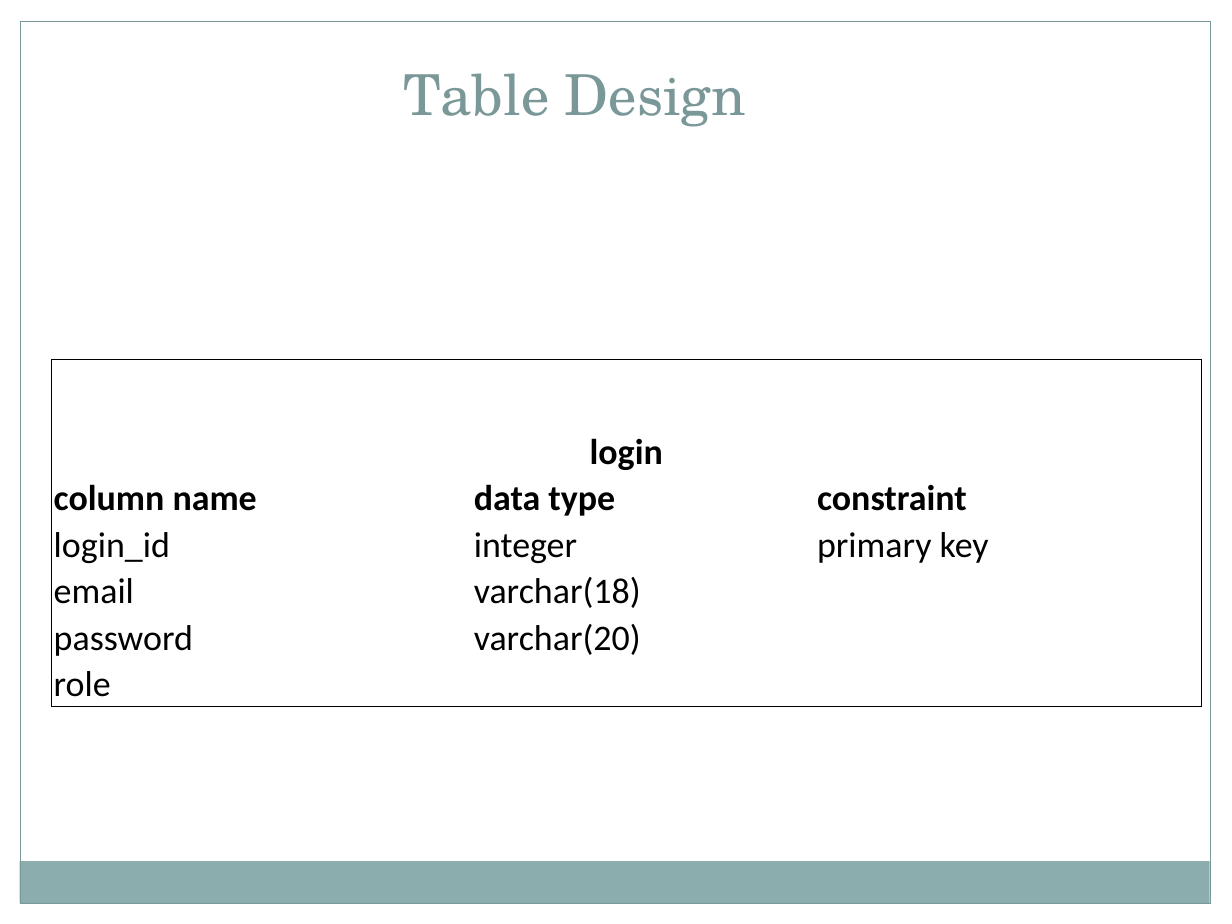
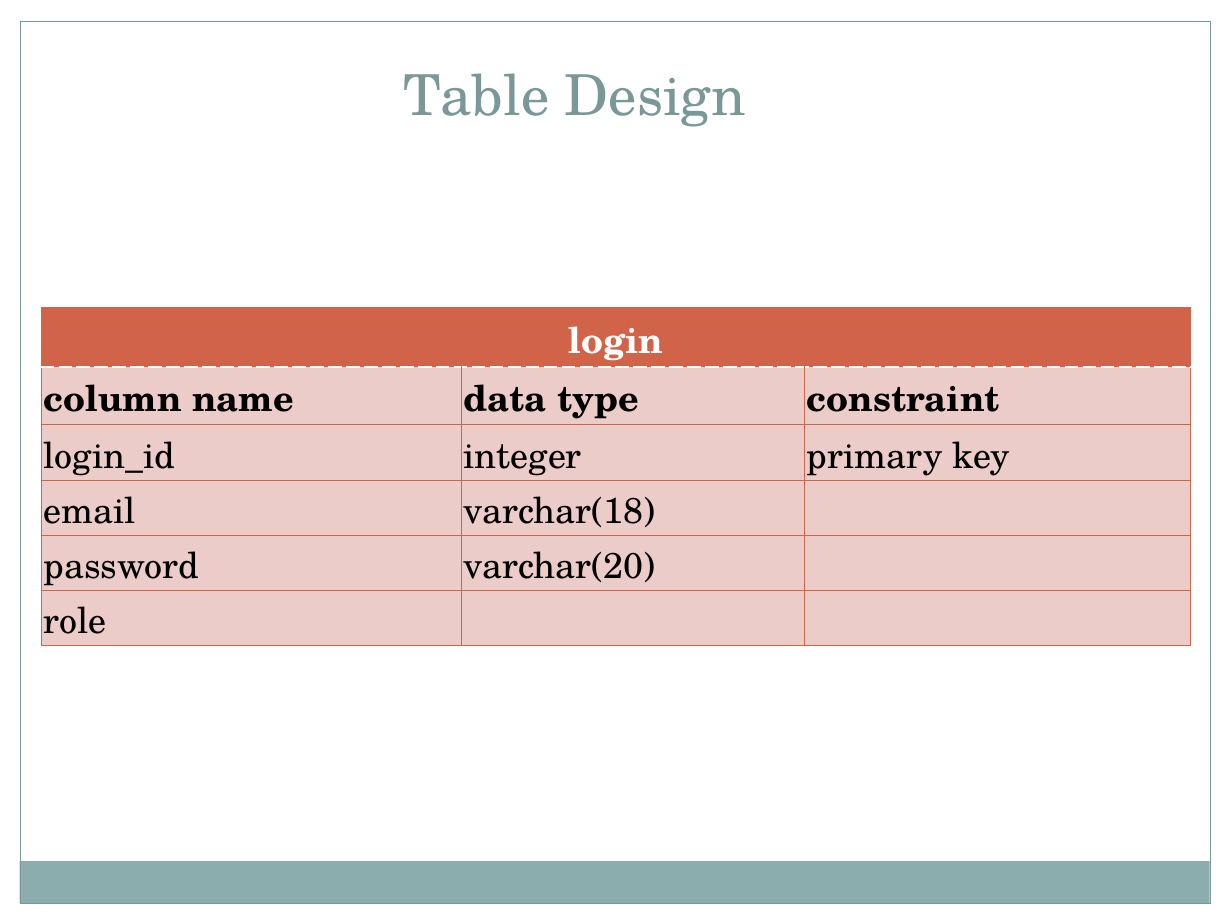
Before and after one commit to Bsccs/tutorial-site, a slide deck: slide 42 of documentation/project.pptx. Drawn at 1232x924 pixels with LibreOffice and Linux fonts; fonts in the diff are those of the drawing. Boxes give left, top, right and bottom in pixels: in the first picture for what was removed or moved away, otherwise in the second. Text is boxed around its words. In the diff, an @@ line names an element or a change of style, - is before the commit and + after.

```diff
--- a/documentation/project.pptx
+++ b/documentation/project.pptx
@@ table at [41, 308, 1191, 638] @@
@@ fill none to #D16349 in row 1, column 1 @@
@@ font Calibri to TeX Gyre Schola @@
@@ text colour #000000 to #FFFFFF in "login" @@
@@ borders changed @@
@@ table: place and size @@
-table at [52, 360, 1202, 702]
+table at [41, 308, 1191, 638]
```
Also in this commit, not shown: 13 other slides changed, 1 slide added.
